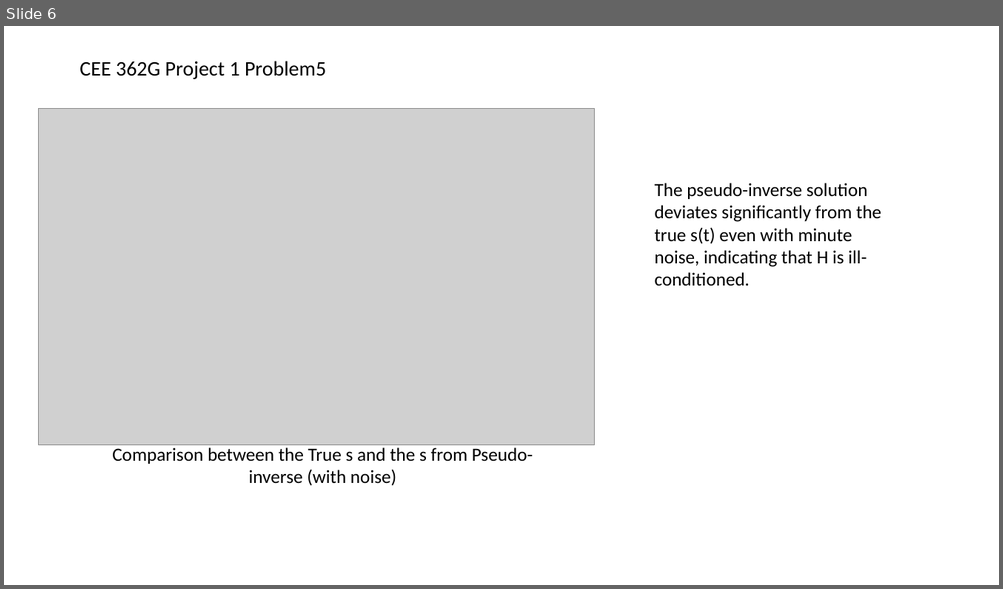
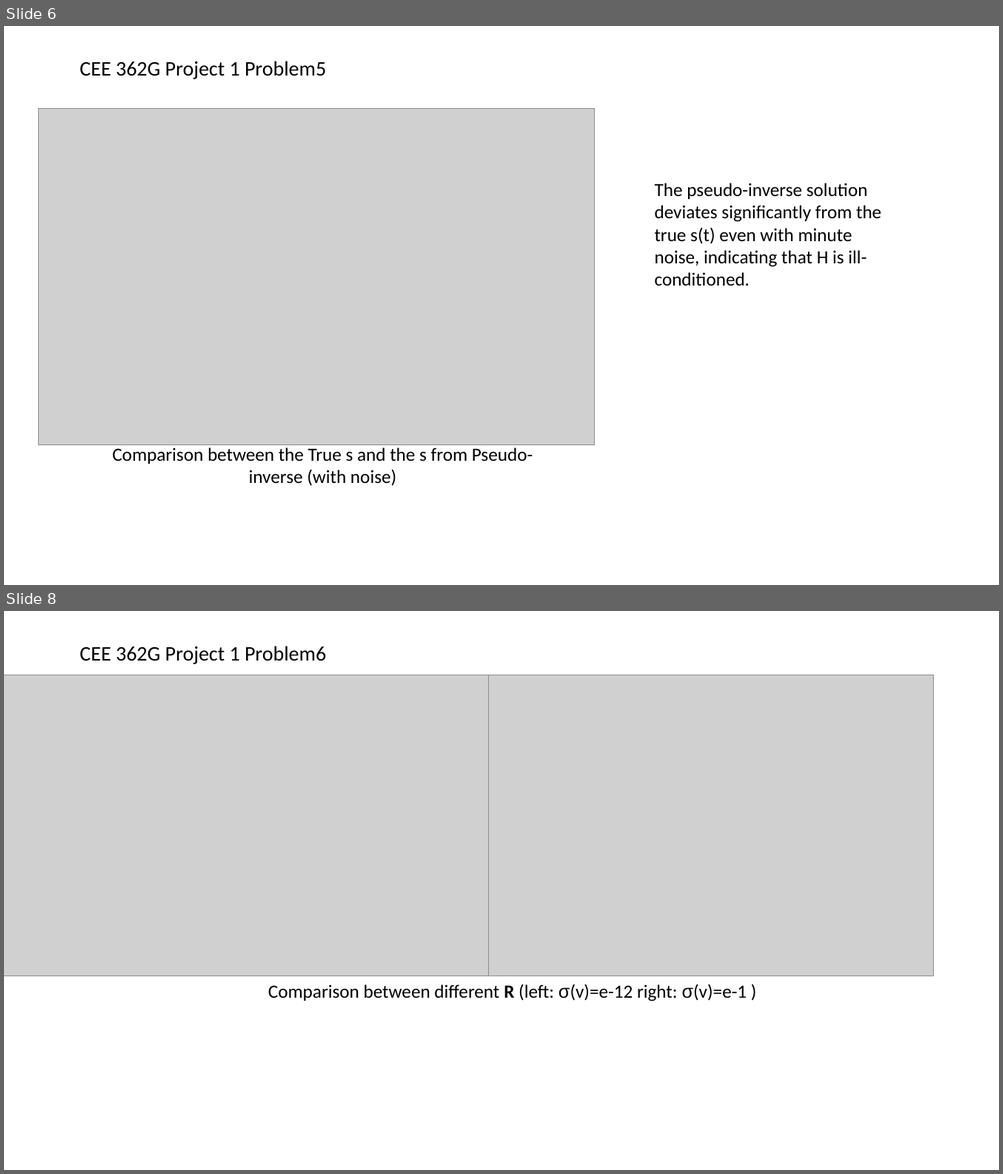
Before and after one commit to DeanLym/CEE362G, a slide deck: HW1.pptx. Shown one above the other, each under a label of ours: slide 6 before the commit, slides 6 and 8 after it; the slides between them are not shown. The pictures are 1003x589 and 1003x1174 pixels, drawn with LibreOffice and Linux fonts; fonts in the diff are those of the drawing; grey boxes stand for pictures. Boxes give left, top, right and bottom in pixels: in the first picture for what was removed or moved away, otherwise in the second. Text is boxed around its words. In the diff, an @@ line names an element or a change of style, - is before the commit and + after.

Commit message:
update on ppt

```diff
--- a/HW1.pptx
+++ b/HW1.pptx
@@ slide 8 added at <box>4,611,999,1170</box>, background #FFFFFF @@
@@ title added at <box>79,646,326,664</box>, 20 pt, text #000000 @@
+CEE 362G Project 1 Problem6
@@ picture added at <box>4,675,496,976</box> @@
@@ picture added at <box>488,675,933,976</box> @@
@@ text added at <box>268,984,747,1002</box>, 18 pt, text #000000 @@
+Comparison between different R (left: σ(v)=e-12 right: σ(v)=e-1 )
```
Also in this commit, not shown: 3 other slides added.
